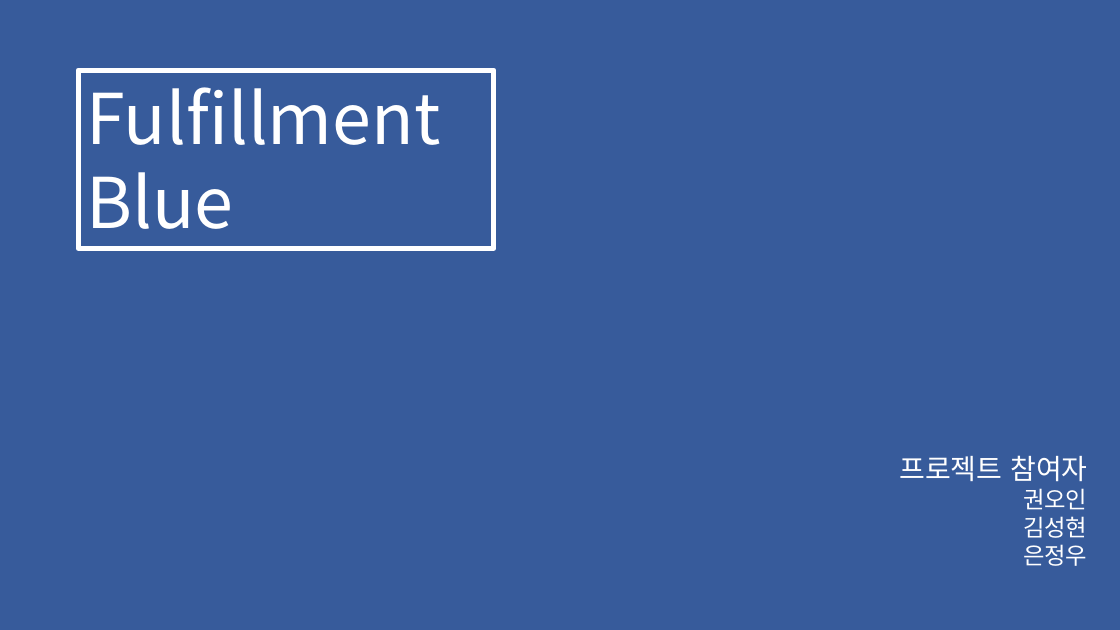
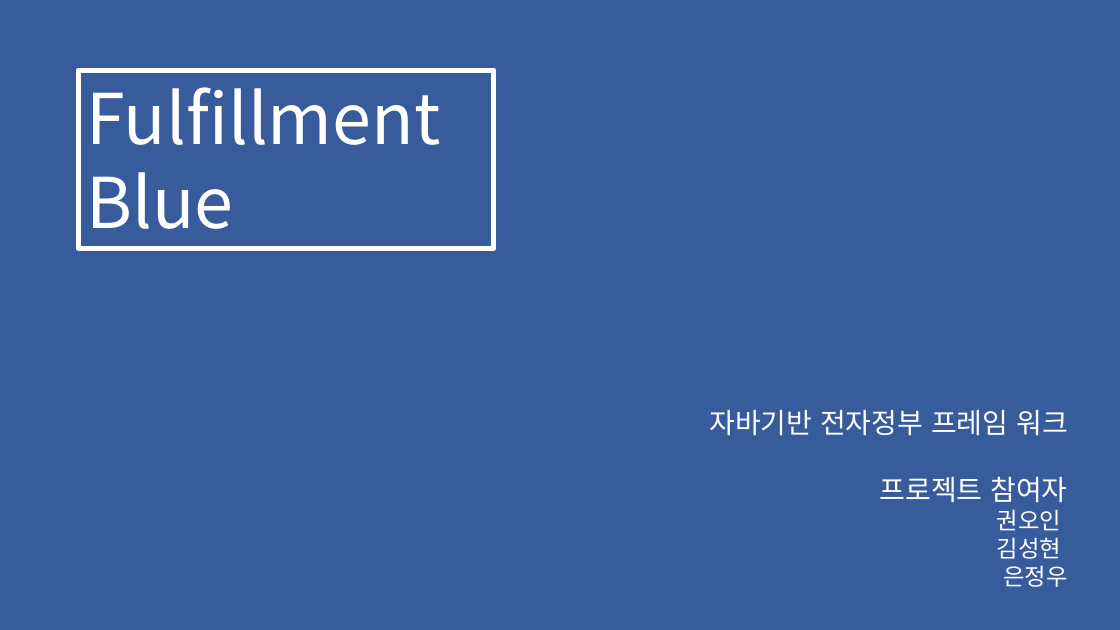
Before and after one commit to lx9203/fulfillmentBlue, a slide deck: slide 1 of Fulfillment 중간발표.pptx. Drawn at 1120x630 pixels with LibreOffice and Linux fonts; fonts in the diff are those of the drawing. Boxes give left, top, right and bottom in pixels: in the first picture for what was removed or moved away, otherwise in the second. Text is boxed around its words. In the diff, an @@ line names an element or a change of style, - is before the commit and + after.

```diff
--- a/Fulfillment 중간발표.pptx
+++ b/Fulfillment 중간발표.pptx
@@ text "자바기반 전자정부 프레임 워크": place and size @@
-text "자바기반 전자정부 프레임 워크" at [899, 455, 1087, 566]
+text "자바기반 전자정부 프레임 워크" at [709, 410, 1068, 587]
@@ text at [709, 410, 1068, 435]: paragraph added @@
+자바기반 전자정부 프레임 워크
```
Also in this commit, not shown: 11 other slides changed, 2 slides added, 6 other files.
